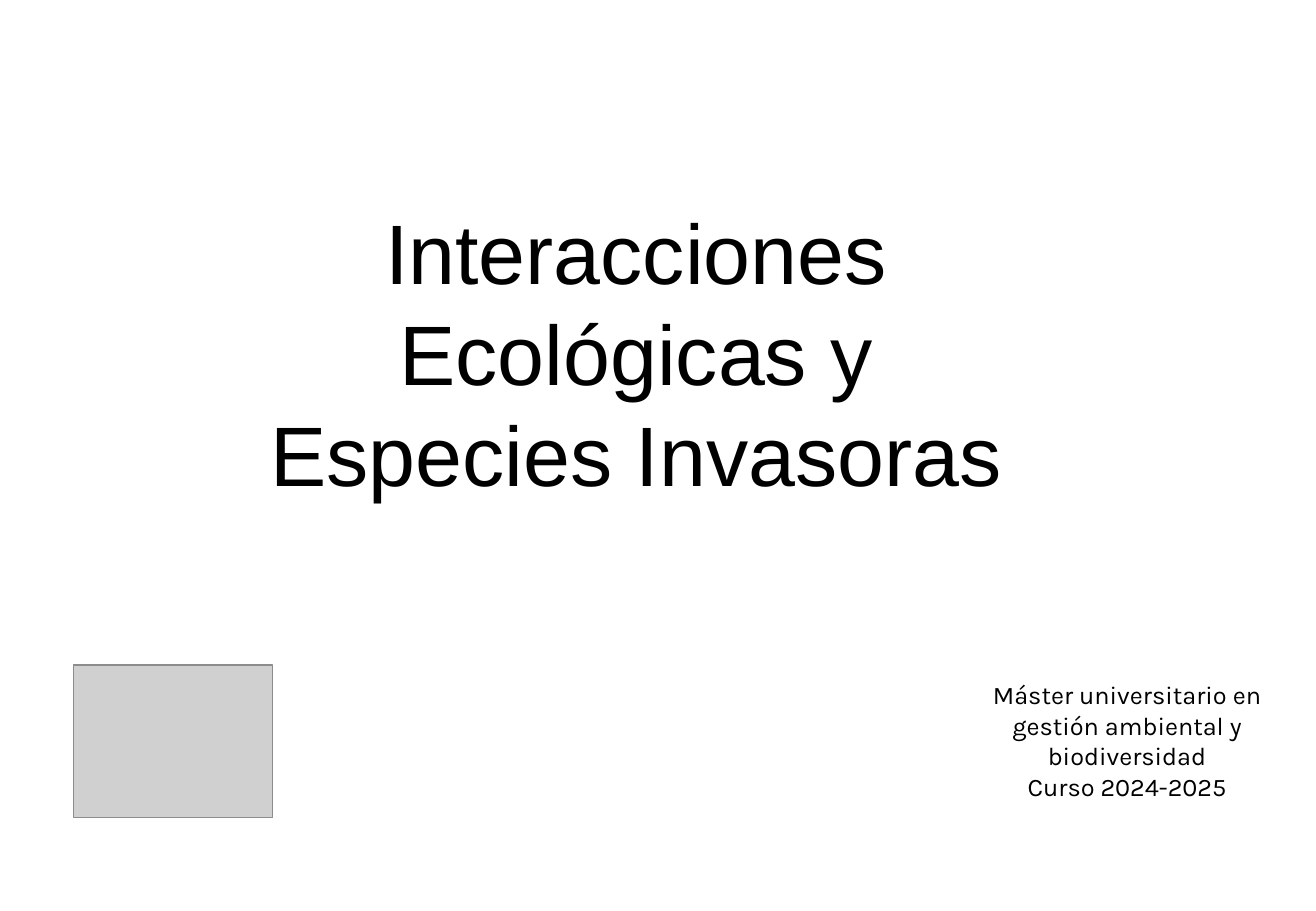
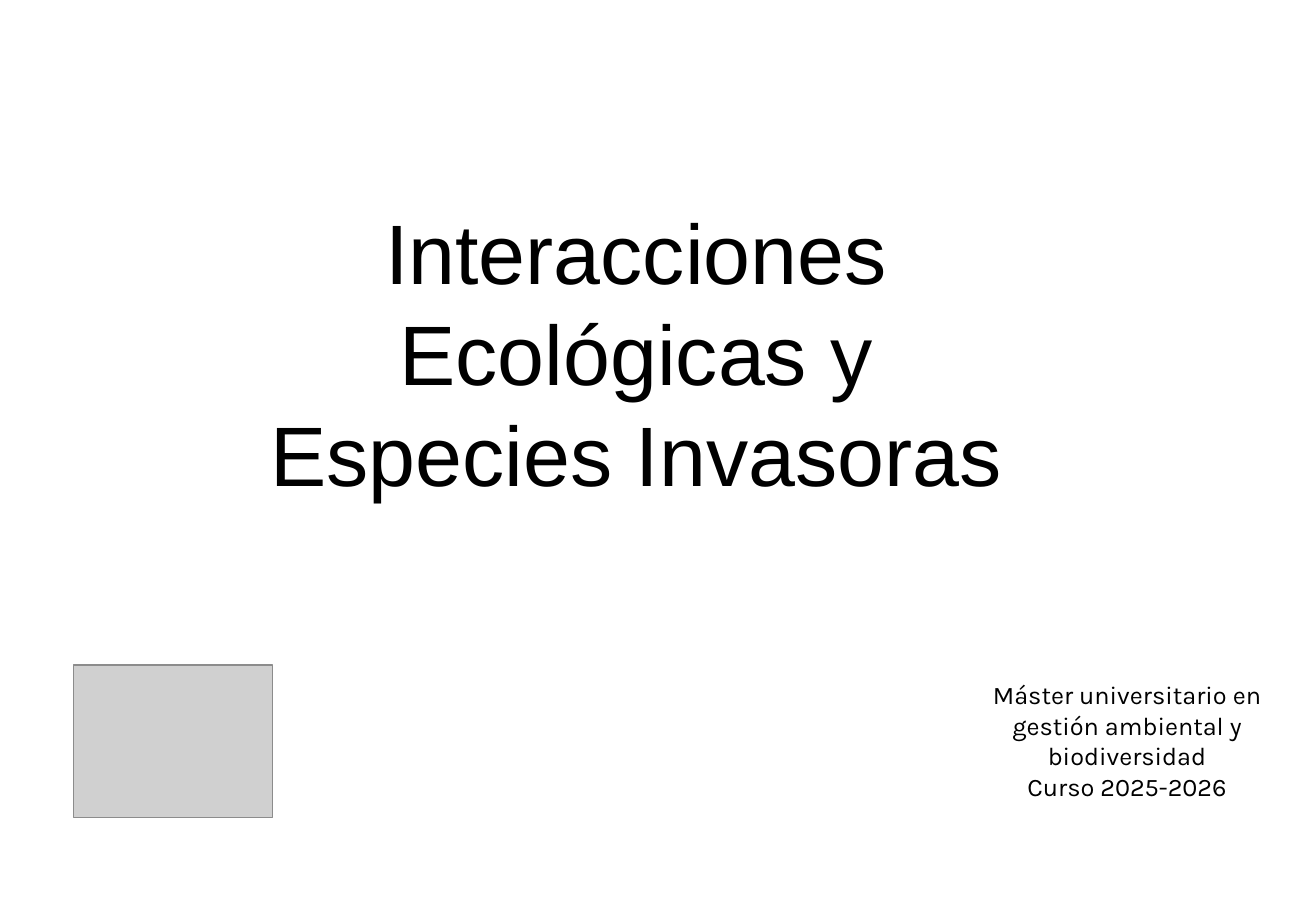
Before and after one commit to aprendiendo-cosas/Te_contenidos_IEEI_masterbio_UCO, a slide deck: slide 1 of presentacion/presentacion_asignatura.pptx. Drawn at 1316x911 pixels with LibreOffice and Linux fonts; fonts in the diff are those of the drawing; grey boxes stand for pictures. Boxes give left, top, right and bottom in pixels: in the first picture for what was removed or moved away, otherwise in the second. Text is boxed around its words. In the diff, an @@ line names an element or a change of style, - is before the commit and + after.

```diff
--- a/presentacion/presentacion_asignatura.pptx
+++ b/presentacion/presentacion_asignatura.pptx
@@ text at (1027, 780, 1226, 797): text changed @@
-Curso 2024-2025
+Curso 2025-2026
```
Also in this commit, not shown: 4 other slides changed, 1 other file.
